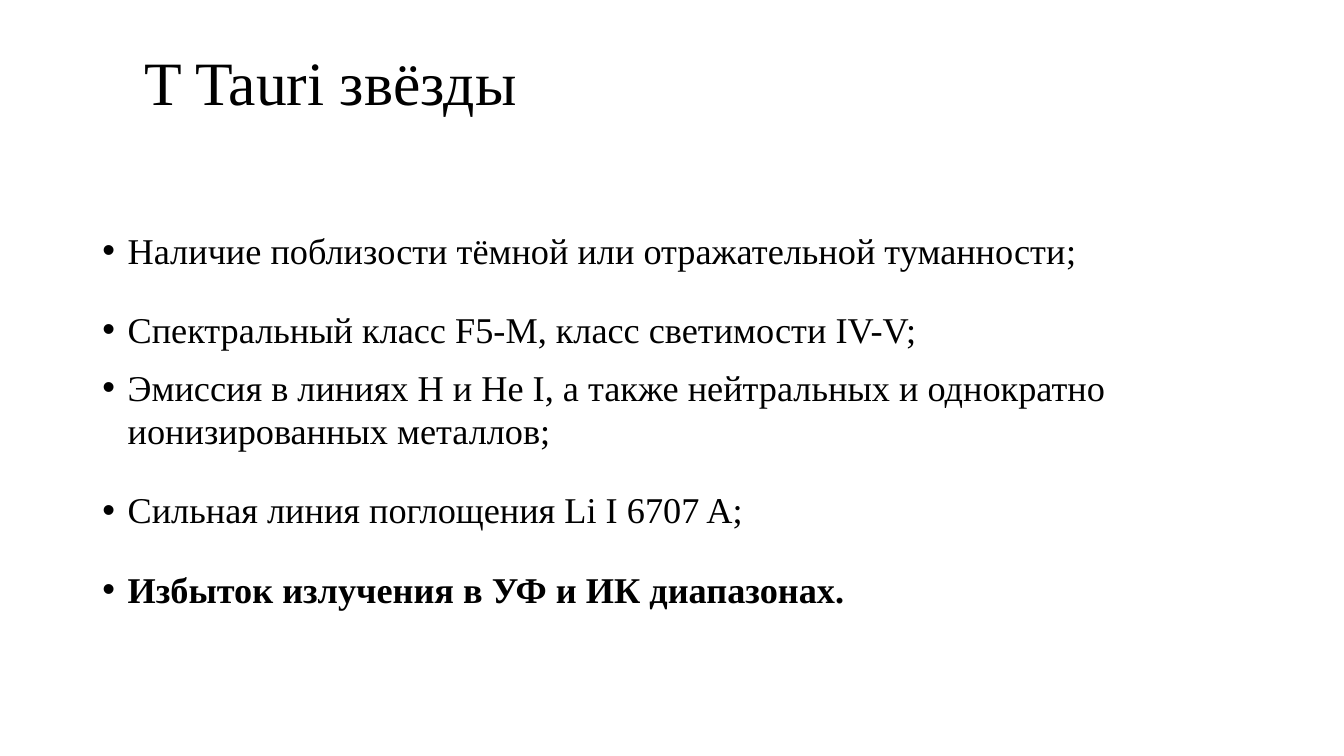
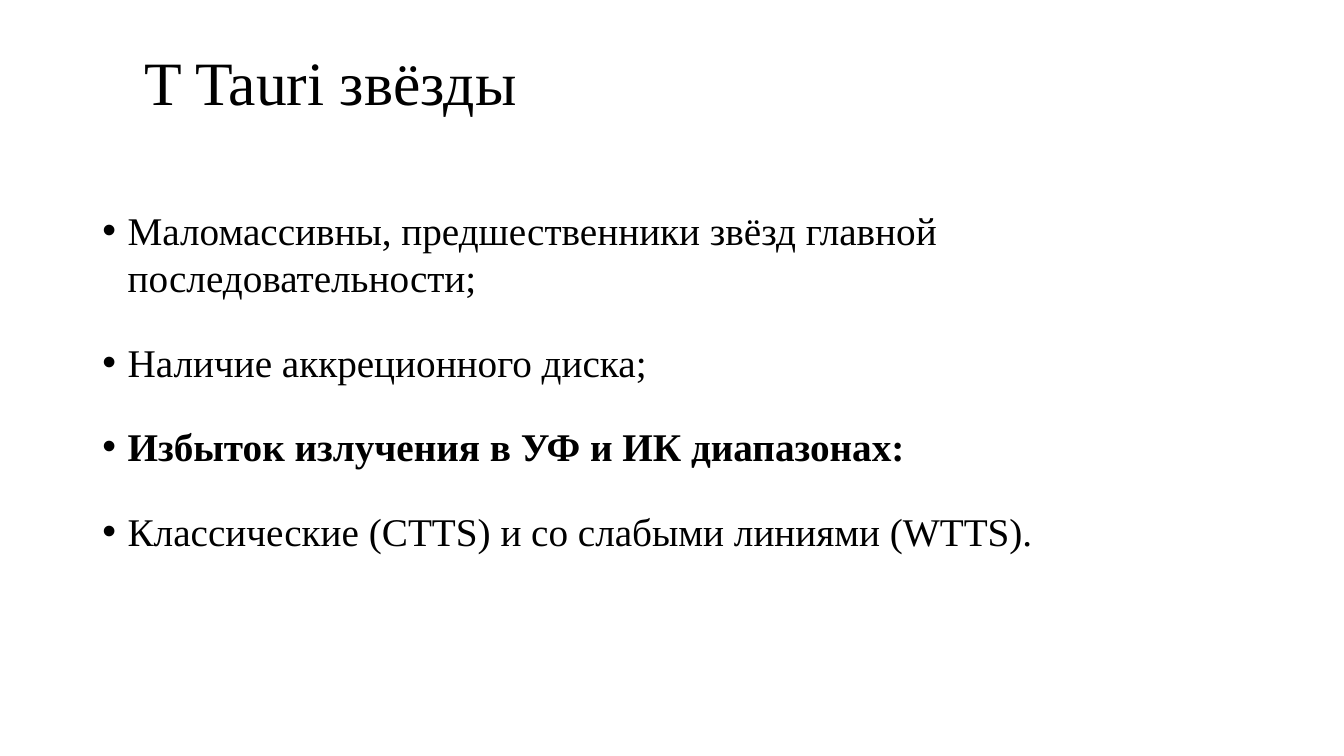
Before and after one commit to stripetea/Stars, a slide deck: slide 3 of presentation/stars.pptx. Drawn at 1344x756 pixels with LibreOffice and Linux fonts; fonts in the diff are those of the drawing. Boxes give left, top, right and bottom in pixels: in the first picture for what was removed or moved away, otherwise in the second. Text is boxed around its words. In the diff, an @@ line names an element or a change of style, - is before the commit and + after.

```diff
--- a/presentation/stars.pptx
+++ b/presentation/stars.pptx
@@ text at (x1=128, y1=218, x2=1032, y2=553): text changed; size 25.9 to 28 pt @@
-• Наличие поблизости тёмной или отражательной туманности;
-• Спектральный класс F5-M, класс светимости IV-V;
-• Эмиссия в линиях H и He I, а также нейтральных и однократно ионизированных металлов;
-• Сильная линия поглощения Li I 6707 A;
-• Избыток излучения в УФ и ИК диапазонах.
+• Маломассивны, предшественники звёзд главной последовательности;
+• Наличие аккреционного диска;
+• Избыток излучения в УФ и ИК диапазонах:
+• Классические (CTTS) и со слабыми линиями (WTTS).
```
Also in this commit, not shown: 1 slide added, 14 other files.
